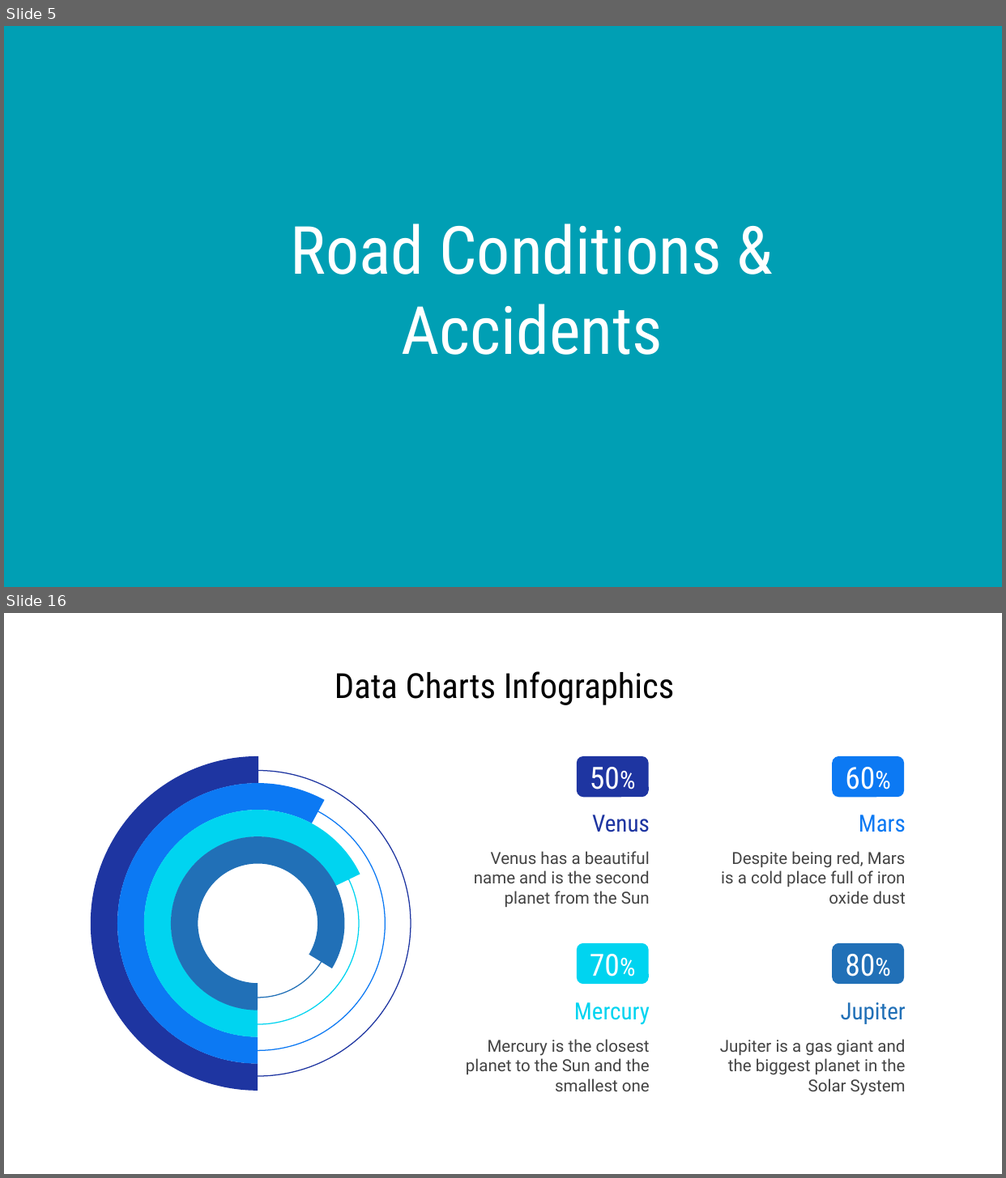
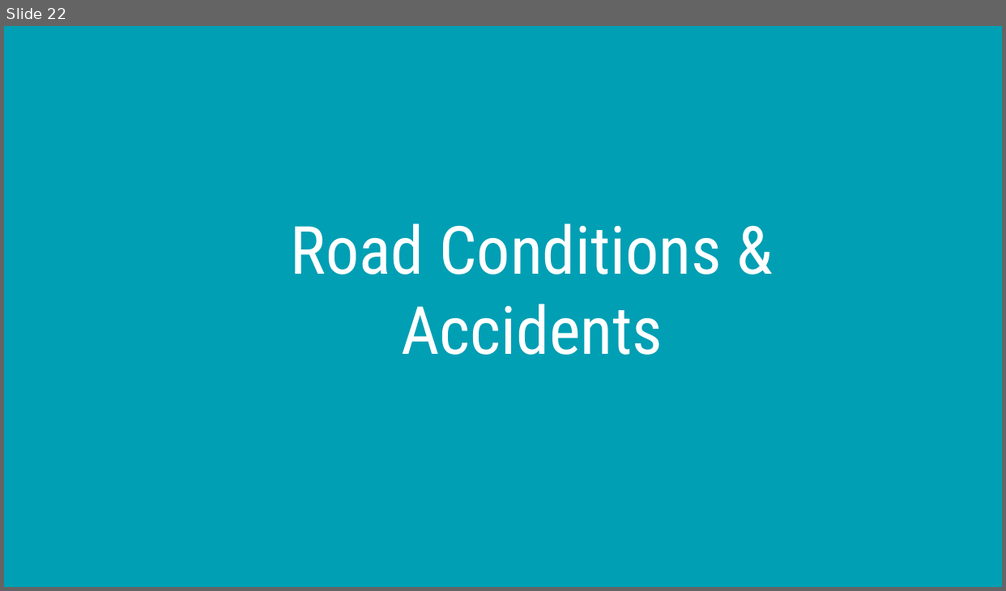
Before and after one commit to Person-Ad/US-Accidents-Big-Data-Analytics-Spark, a slide deck: docs/Team 10 Presentation.pptx. Shown one above the other, each under a label of ours: slides 5 and 16 before the commit, slide 22 after it; the slides between them are not shown. The pictures are 1006x1178 and 1006x591 pixels, drawn with LibreOffice and Linux fonts; fonts in the diff are those of the drawing. Boxes give left, top, right and bottom in pixels: in the first picture for what was removed or moved away, otherwise in the second. Text is boxed around its words. In the diff, an @@ line names an element or a change of style, - is before the commit and + after.

```diff
--- a/docs/Team 10 Presentation.pptx
+++ b/docs/Team 10 Presentation.pptx
@@ slide 16 removed at (x1=4, y1=613, x2=1002, y2=1174), background #FFFFFF @@
@@ title removed at (x1=334, y1=671, x2=675, y2=705) @@
-Data Charts Infographics
@@ arch (boxed as its full ring) removed at (x1=91, y1=756, x2=425, y2=1091) @@
@@ rounded rectangle removed at (x1=577, y1=756, x2=649, y2=798) @@
-50%
@@ rounded rectangle removed at (x1=833, y1=756, x2=904, y2=798) @@
-60%
@@ ellipse removed at (x1=104, y1=771, x2=410, y2=1076) @@
@@ arch (boxed as its full ring) removed at (x1=117, y1=784, x2=398, y2=1064) @@
@@ ellipse removed at (x1=130, y1=797, x2=386, y2=1051) @@
@@ arch (boxed as its full ring) removed at (x1=143, y1=810, x2=371, y2=1037) @@
@@ ellipse removed at (x1=156, y1=823, x2=358, y2=1024) @@
@@ text removed at (x1=592, y1=815, x2=650, y2=833) @@
-Venus
@@ text removed at (x1=859, y1=815, x2=906, y2=833) @@
-Mars
@@ arch (boxed as its full ring) removed at (x1=171, y1=837, x2=344, y2=1010) @@
@@ ellipse removed at (x1=184, y1=850, x2=332, y2=999) @@
@@ text removed at (x1=474, y1=851, x2=650, y2=907) @@
-Venus has a beautiful name and is the second planet from the Sun
@@ text removed at (x1=721, y1=851, x2=906, y2=904) @@
-Despite being red, Mars is a cold place full of iron oxide dust
@@ rounded rectangle removed at (x1=577, y1=943, x2=649, y2=984) @@
-70%
@@ rounded rectangle removed at (x1=833, y1=943, x2=904, y2=984) @@
-80%
@@ text removed at (x1=574, y1=1003, x2=650, y2=1024) @@
-Mercury
@@ text removed at (x1=841, y1=1003, x2=906, y2=1024) @@
-Jupiter
@@ text removed at (x1=466, y1=1039, x2=650, y2=1092) @@
-Mercury is the closest planet to the Sun and the smallest one
@@ text removed at (x1=720, y1=1039, x2=906, y2=1096) @@
-Jupiter is a gas giant and the biggest planet in the Solar System
@@ what was slide 5 is now slide 22 @@
```
Also in this commit, not shown: 1 slide changed, 20 slides added, 15 other slides removed, 4 other files.
